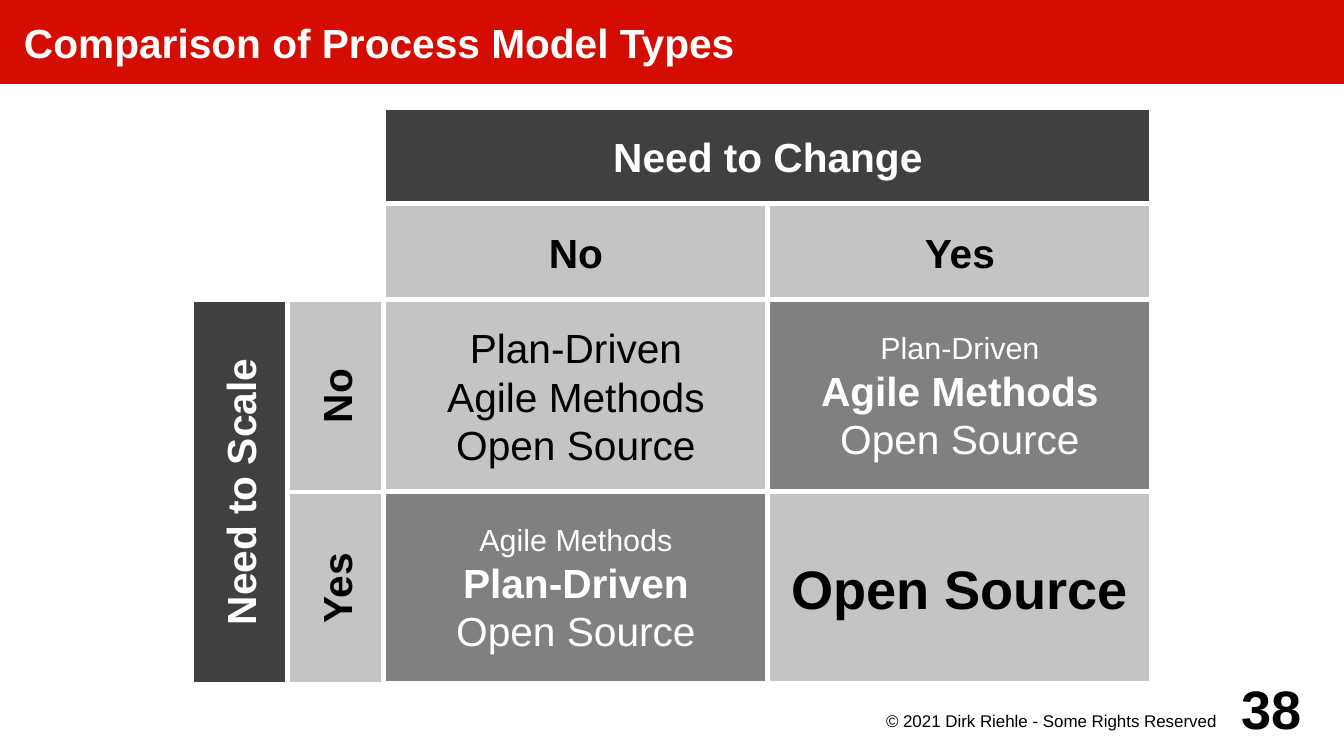
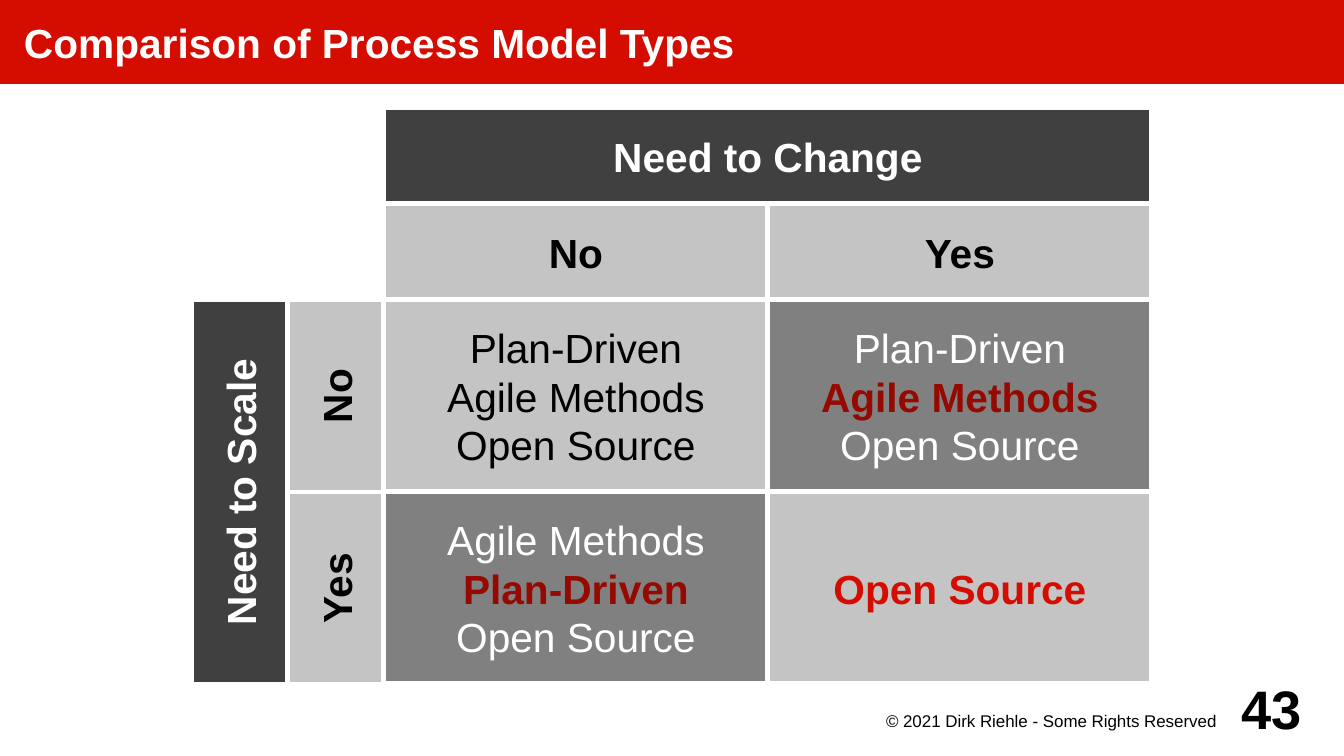
Before and after one commit to dirkriehle/amos-course, a slide deck: slide 43 of Lecture slides/AMOS C02 - Three Process Models.odp (slide 38 before the commit). Drawn at 1344x756 pixels with LibreOffice and Linux fonts; fonts in the diff are those of the drawing. Boxes give left, top, right and bottom in pixels: in the first picture for what was removed or moved away, otherwise in the second. Text is boxed around its words. In the diff, an @@ line names an element or a change of style, - is before the commit and + after.

```diff
--- a/Lecture slides/AMOS C02 - Three Process Models.odp
+++ b/Lecture slides/AMOS C02 - Three Process Models.odp
@@ text in rectangle at box(821, 333, 1099, 419): size 18 to 24 pt in "Plan-Driven"; text colour #FFFFFF to #960900 in "Agile Methods" @@
@@ rectangle "Open Source" at box(768, 493, 1153, 684): size 32 to 24 pt, text colour #000000 to #D50D01 @@
@@ text in rectangle at box(447, 525, 705, 605): size 18 to 24 pt in "Agile Methods"; text colour #FFFFFF to #960900 in "Plan-Driven" @@
@@ page number at box(1242, 691, 1302, 730): text changed @@
-38
+43
```
Also in this commit, not shown: 7 other slides changed, 5 slides added, 5 other files.
